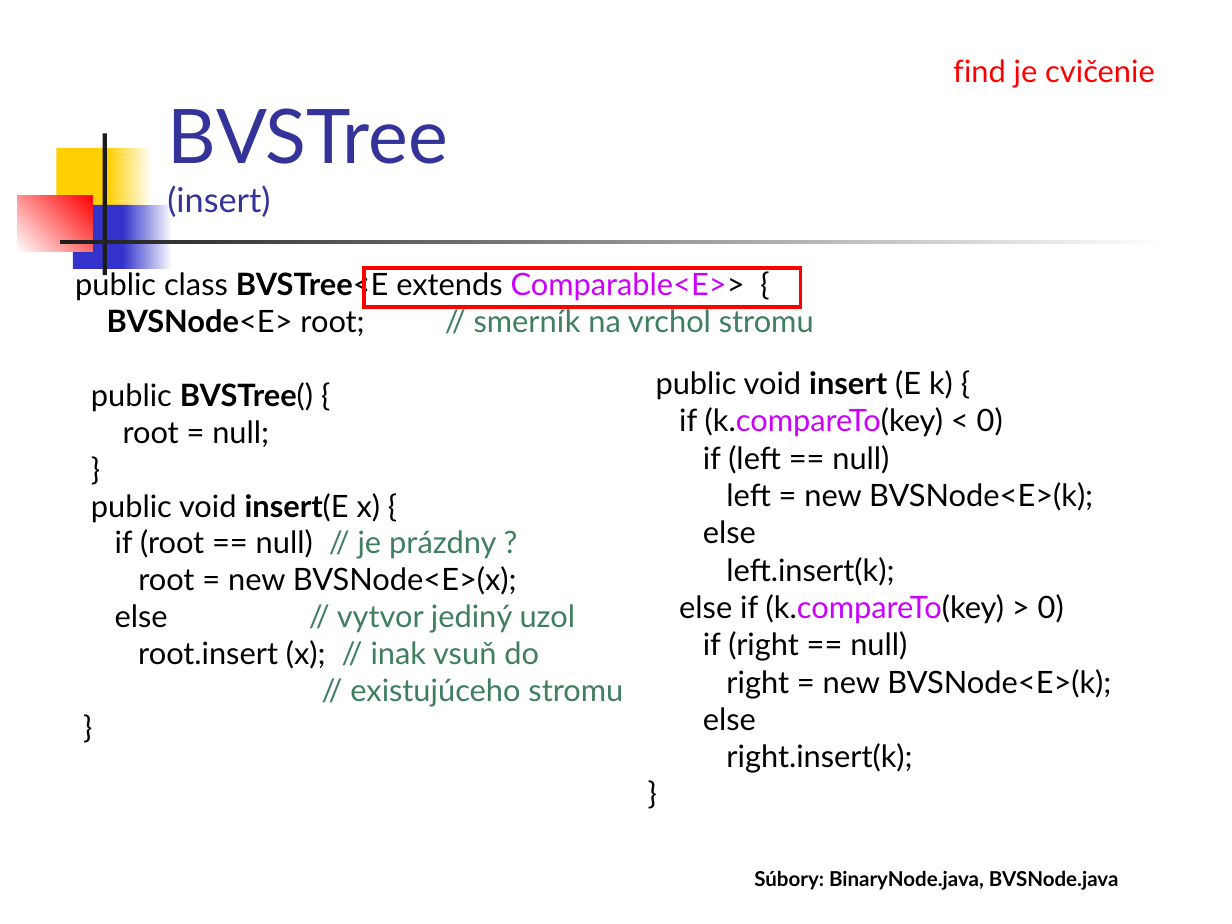
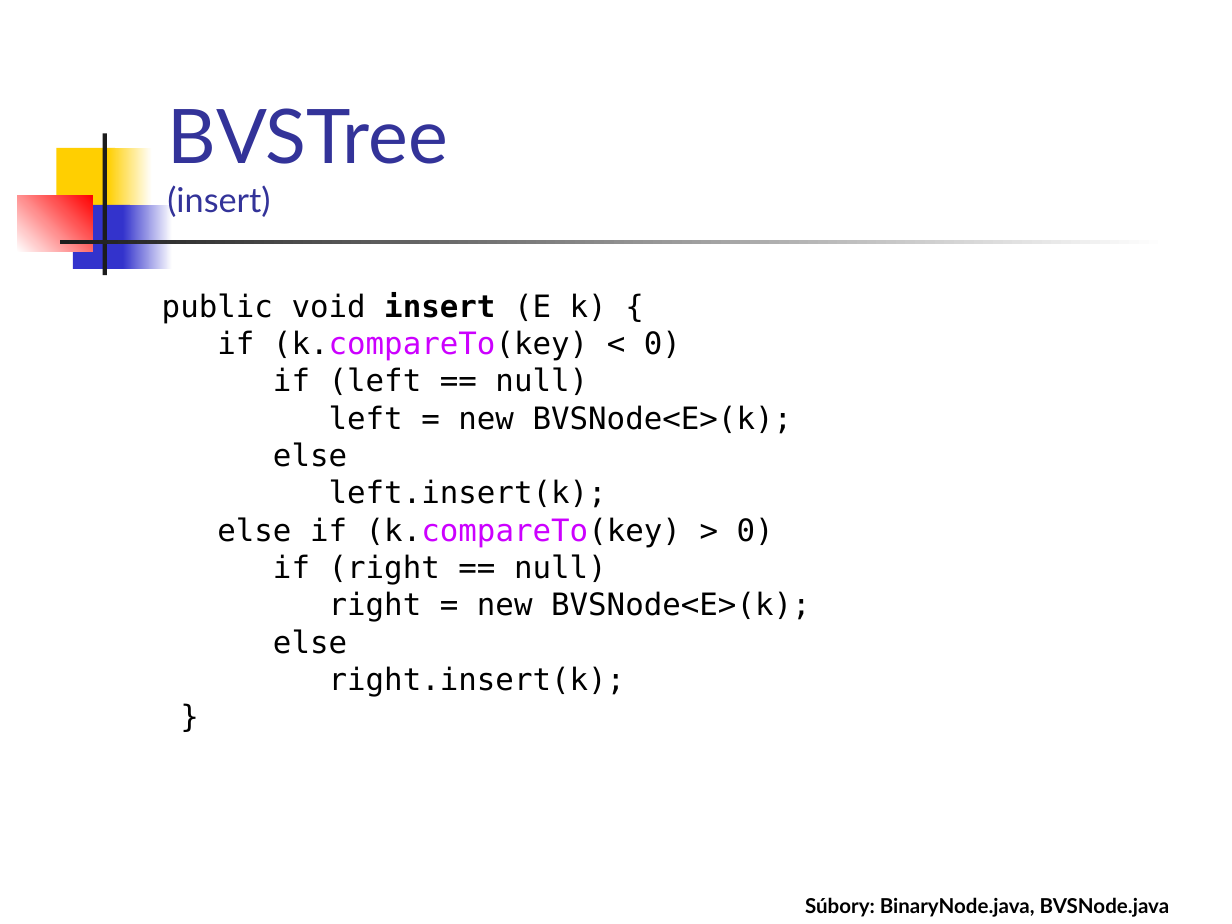
Before and after one commit to Programovanie4/Prednasky, a slide deck: slide 14 of 06/06_java_intro.ppt (slide 13 before the commit). Drawn at 1232x924 pixels with LibreOffice and Linux fonts; fonts in the diff are those of the drawing. Boxes give left, top, right and bottom in pixels: in the first picture for what was removed or moved away, otherwise in the second. Text is boxed around its words. In the diff, an @@ line names an element or a change of style, - is before the commit and + after.

```diff
--- a/06/06_java_intro.ppt
+++ b/06/06_java_intro.ppt
@@ text removed at bbox=[953, 59, 1155, 88] @@
-find je cvičenie
@@ text removed at bbox=[75, 268, 814, 707] @@
-public class BVSTree<E extends Comparable<E>> {
-BVSNode<E> root; // smerník na vrchol stromu
-public BVSTree() {
-root = null;
-}
-public void insert(E x) {
-if (root == null) // je prázdny ?
-root = new BVSNode<E>(x);
-else // vytvor jediný uzol
-root.insert (x); // inak vsuň do
-// existujúceho stromu
-}
@@ rectangle removed at bbox=[363, 269, 800, 308] @@
@@ text "public void insert (E k) ...": place and size @@
-text "public void insert (E k) ..." at bbox=[656, 370, 1111, 773]
+text "public void insert (E k) ..." at bbox=[162, 292, 811, 697]
@@ text "public void insert (E k) ..." at bbox=[162, 292, 811, 697]: font Lato to DejaVu Sans Mono @@
@@ text "Súbory: BinaryNode.java, BVSNode.java": place and size @@
-text "Súbory: BinaryNode.java, BVSNode.java" at bbox=[754, 870, 1118, 890]
+text "Súbory: BinaryNode.java, BVSNode.java" at bbox=[805, 897, 1169, 917]
```
Also in this commit, not shown: 10 other slides changed, 1 slide added, 3 other files.
